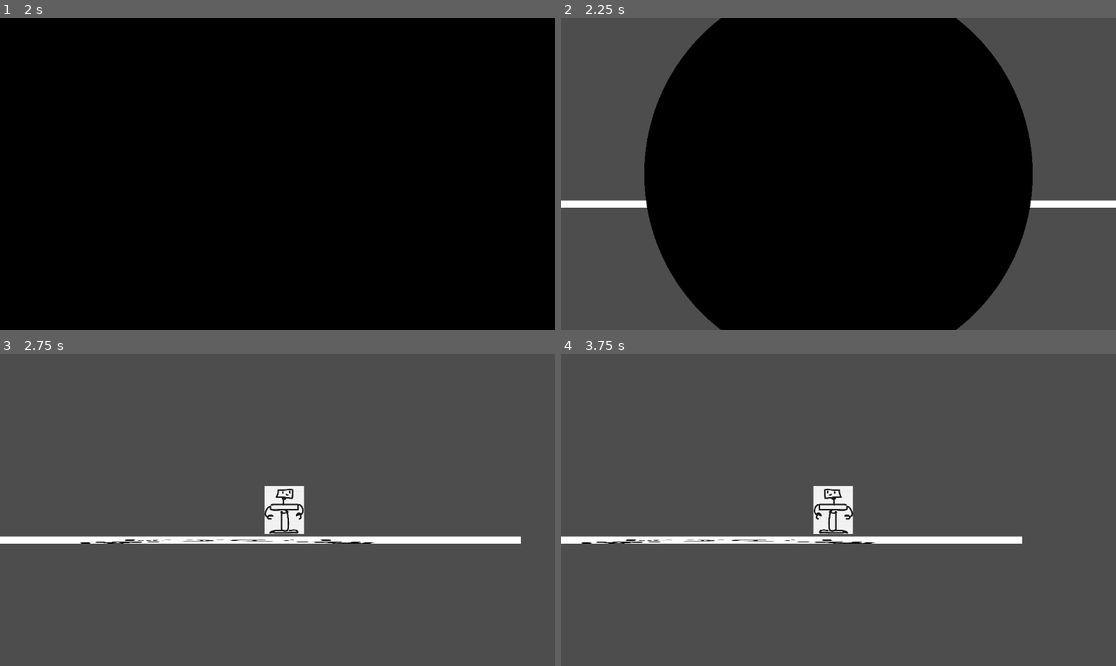
Above: before the commit, frames 1-4 (two rows, left to right).
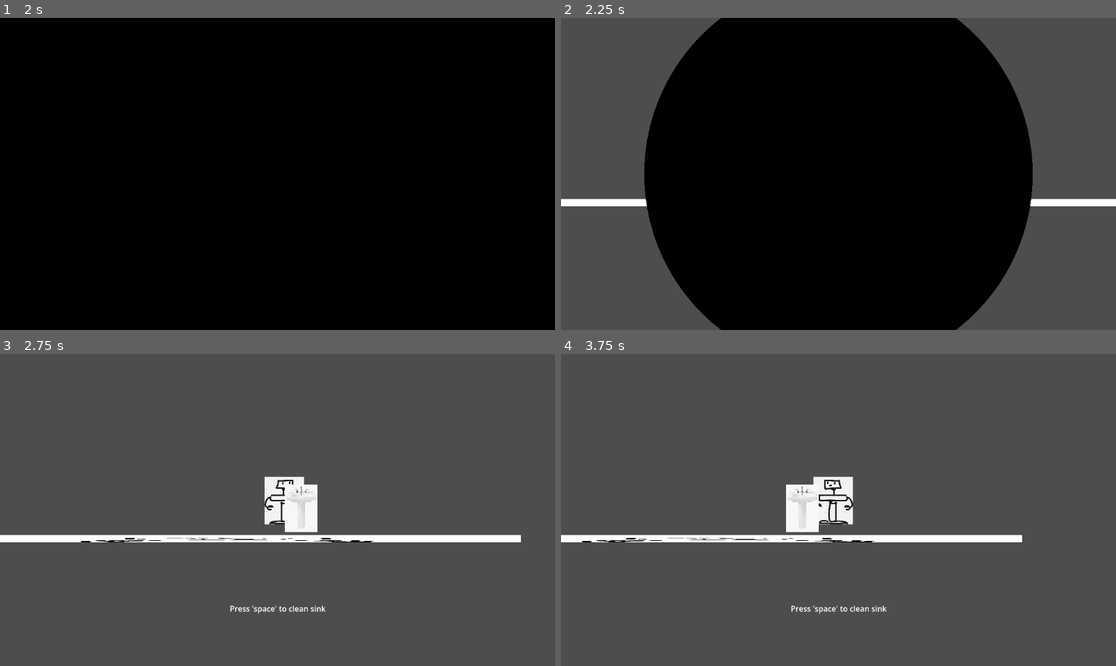
Above: after the commit, the same moments.

Repository: leorCD/Cleaning-Robot
Game: Godot game, scene res://scenes/main menu.tscn
Two runs of this game, one before a commit and one after it. Both use one fixed random seed, a clock stepped at 60 frames per second and the inputs below.
Inputs:
- Up to frame 1 (2 s): click "play" at 0.5 s; click "play" at 1.25 s
- Up to frame 2 (2.25 s): tap Enter at 2 s; hold D (right) from 2.03 s (still down); hold W (up) from 2.03 s (still down); tap Space (interact, bound only after the commit) at 2.1 s
- Up to frame 3 (2.75 s): keep holding D (right); keep holding W (up)
- Up to frame 4 (3.75 s): tap Space (interact, bound only after the commit) at 2.75, 3.05, 3.6 s; release W (up) at 2.78 s; tap W (up) at 2.85, 3.02, 3.32 s; release D (right) at 3.53 s; hold A (left) from 3.53 s (still down); hold W (up) from 3.53 s (still down)

Frame 1 is identical in both runs. In frame 2, 0.3% of the frame differs, in the area x 0-100%, y 57-61%; in frame 3, 2.6%; in frame 4, 2.9%, in the area x 0-84%, y 39-84%.

Commit message:
Cleaning system with enum player states
Created a loosely coupled interaction/cleaning system that responds to player input, also we have a sink now

Diff:
--- /dev/null
+++ b/player/interactiontype.gd
@@ -0,0 +1,8 @@
+class_name InteractionType
+
+enum Stance{
+	NONE,
+	STAND,
+	CROUCH,
+	REACHING
+}
--- /dev/null
+++ b/player/modules/interact_module.gd
@@ -0,0 +1,53 @@
+extends Area2D
+class_name InteractionModule
+
+@onready var parent = self.get_parent()
+
+var nearbyInteractables : Array[Cleanable] = []
+var targetInteractable : Cleanable = null
+
+func _process(_delta: float) -> void:
+	if Input.is_action_just_pressed("interact"):
+		if not targetInteractable: return
+
+		var currentStance = get_parent_stance()
+		targetInteractable.clean(currentStance)
+		$InteractionUI/Label.text = "Cleaning " + str(InteractionType.Stance.keys()[currentStance])
+
+func get_parent_stance() -> InteractionType.Stance:
+	if parent and parent is Player:
+		return parent.get_stance()
+	return InteractionType.Stance.NONE
+
+
+# store objects colliding with player
+func _on_area_entered(newArea: Area2D) -> void:
+	if (not newArea in nearbyInteractables) and (newArea is Cleanable):
+		nearbyInteractables.append(newArea)
+		update_closest_interactable()
+
+func _on_area_exited(newArea: Area2D) -> void:
+	if (newArea in nearbyInteractables) and (newArea is Cleanable):
+		nearbyInteractables.erase(newArea)
+		update_closest_interactable()
+
+func update_closest_interactable() -> void:
+	var closest : Cleanable = null
+	var closestDistance : float = INF
+
+	for object in nearbyInteractables:
+		if not is_instance_valid(object): # confirms the object still exists if it disappears somehow
+			continue # move onto the next iteration
+
+		var distance = self.global_position.distance_to(object.global_position)
+
+		if distance < closestDistance: # if the object is closer
+			closestDistance = distance # set its distance as the new threshold
+			closest = object # set it as the new closest object
+
+	targetInteractable = closest
+
+	if targetInteractable == null:
+		$InteractionUI/Label.text = ""
+	else:
+		$InteractionUI/Label.text = "Press 'space' to clean " + str(targetInteractable.name)
--- a/player/player.gd
+++ b/player/player.gd
@@ -3,27 +3,43 @@
 
 @onready var sprite = $Sprite2D
 
-var gravity : int = 9.81 * 5000
+var currentStance : InteractionType.Stance = InteractionType.Stance.STAND
+
+var gravity : float = 9.81 * 5000
 var speed : int = 2 * 5000
-
 var crouching : bool = false
-var direction : int
+var reaching : bool = false
+var direction : float
 
 func _physics_process(delta: float) -> void:
+	# apply gravity
 	if not self.is_on_floor():
 		self.velocity.y += gravity * delta
 
+	# movement direction
 	direction = Input.get_axis("left", "right")
-	var finalVel = (direction * (speed)) / (1 + int(crouching))
+	var finalVel = (direction * (speed)) / (1 + float(crouching))
 	self.velocity.x = finalVel * delta
 
+	# crouching and reaching values
 	crouching = Input.is_action_pressed("down")
+	reaching = Input.is_action_pressed("up")
+
+	# set current cleaning stance
+	#currentStance = InteractionType.Stance.CROUCH if crouching else InteractionType.Stance.STAND
+	# this above code was replaced since theres 3 stances and not 2
+	if crouching:
+		currentStance = InteractionType.Stance.CROUCH
+	elif reaching:
+		currentStance = InteractionType.Stance.REACHING
+	else:
+		currentStance = InteractionType.Stance.STAND
 
 	move_and_slide()
 
 var crouchTexture = preload("res://player/crouch.png")
 var standTexture = preload("res://player/stand.png")
-func _process(delta: float) -> void:
+func _process(_delta: float) -> void:
 	if direction == -1:
 		sprite.flip_h = true
 	elif direction == 1:
@@ -32,6 +48,12 @@
 	if crouching:
 		sprite.texture = crouchTexture
 		sprite.offset = Vector2(0, 61)
+	elif reaching:
+		#sprite.texture = reachTexture # we dont have one yet
+		sprite.offset = Vector2(0, -60)
 	else:
 		sprite.texture = standTexture
 		sprite.offset = Vector2(0, 0)
+
+func get_stance() -> InteractionType.Stance:
+	return currentStance
--- a/player/player.tscn
+++ b/player/player.tscn
@@ -2,16 +2,44 @@
 
 [ext_resource type="Texture2D" uid="uid://bk720h8wkrjpo" path="res://player/stand.png" id="1_oul6g"]
 [ext_resource type="Script" uid="uid://ciddnfa6xo1sh" path="res://player/player.gd" id="1_rkbax"]
+[ext_resource type="Script" uid="uid://bbb5iqjvy5g8c" path="res://player/modules/interact_module.gd" id="3_g1dw6"]
 
 [sub_resource type="RectangleShape2D" id="RectangleShape2D_rkbax"]
-size = Vector2(84, 104)
+size = Vector2(82, 98)
+
+[sub_resource type="RectangleShape2D" id="RectangleShape2D_yw30f"]
+size = Vector2(94, 110)
 
 [node name="CharacterBody2D" type="CharacterBody2D" unique_id=1653520843]
 script = ExtResource("1_rkbax")
 
+[node name="Sprite2D" type="Sprite2D" parent="." unique_id=1727710888]
+scale = Vector2(0.32156864, 0.32156867)
+texture = ExtResource("1_oul6g")
+
 [node name="CollisionShape2D" type="CollisionShape2D" parent="." unique_id=1929782218]
 shape = SubResource("RectangleShape2D_rkbax")
 
-[node name="Sprite2D" type="Sprite2D" parent="." unique_id=1727710888]
-scale = Vector2(0.32156864, 0.32156867)
-texture = ExtResource("1_oul6g")
+[node name="InteractModule" type="Area2D" parent="." unique_id=428256753]
+script = ExtResource("3_g1dw6")
+
+[node name="CollisionShape2D" type="CollisionShape2D" parent="InteractModule" unique_id=2057291534]
+shape = SubResource("RectangleShape2D_yw30f")
+
+[node name="InteractionUI" type="CanvasLayer" parent="InteractModule" unique_id=257963301]
+
+[node name="Label" type="Label" parent="InteractModule/InteractionUI" unique_id=1906884251]
+anchors_preset = 8
+anchor_left = 0.5
+anchor_top = 0.5
+anchor_right = 0.5
+anchor_bottom = 0.5
+offset_left = -70.0
+offset_top = 193.0
+offset_right = 70.0
+offset_bottom = 216.0
+grow_horizontal = 2
+grow_vertical = 2
+
+[connection signal="area_entered" from="InteractModule" to="InteractModule" method="_on_area_entered"]
+[connection signal="area_exited" from="InteractModule" to="InteractModule" method="_on_area_exited"]
--- a/project.godot
+++ b/project.godot
@@ -11,6 +11,7 @@
 [application]
 
 config/name="machines"
+config/tags=PackedStringArray("2d", "gdscript")
 run/main_scene="uid://2cebqplfv7kc"
 config/features=PackedStringArray("4.6", "Forward Plus")
 
@@ -44,6 +45,11 @@
 "events": [Object(InputEventKey,"resource_local_to_scene":false,"resource_name":"","device":-1,"window_id":0,"alt_press …(192 unchanged characters)…
 ]
 }
+interact={
+"deadzone": 0.2,
+"events": [Object(InputEventKey,"resource_local_to_scene":false,"resource_name":"","device":-1,"window_id":0,"alt_pressed":false,"shift_pressed":false,"ctrl_pressed":false,"meta_pressed":false,"pressed":false,"keycode":0,"physical_keycode":32,"key_label":0,"unicode":32,"location":0,"echo":false,"script":null)
+]
+}
 
 [physics]
 
--- a/scenes/level1.tscn
+++ b/scenes/level1.tscn
@@ -2,6 +2,11 @@
 
 [ext_resource type="Texture2D" uid="uid://dbpijmmatdkuy" path="res://textures/123.png" id="1_errlg"]
 [ext_resource type="PackedScene" uid="uid://dfayqmttyqmjf" path="res://player/player.tscn" id="1_g2h75"]
+[ext_resource type="Script" uid="uid://bw4wn5pphs17g" path="res://scripts/cleanableObjects/sink.gd" id="2_m7ahb"]
+[ext_resource type="Texture2D" uid="uid://bgm2k0dlyukn6" path="res://textures/sink.png" id="3_dwgg1"]
+
+[sub_resource type="RectangleShape2D" id="RectangleShape2D_dwgg1"]
+size = Vector2(68, 100)
 
 [sub_resource type="RectangleShape2D" id="RectangleShape2D_g2h75"]
 size = Vector2(1222, 20)
@@ -15,13 +20,32 @@
 position_smoothing_enabled = true
 position_smoothing_speed = 10.0
 
-[node name="StaticBody2D" type="StaticBody2D" parent="." unique_id=2020616492]
+[node name="Interactables" type="Node" parent="." unique_id=652479531]
 
-[node name="CollisionShape2D" type="CollisionShape2D" parent="StaticBody2D" unique_id=2002632431]
+[node name="sink" type="Area2D" parent="Interactables" unique_id=927867921]
+position = Vector2(152, 45)
+script = ExtResource("2_m7ahb")
+metadata/_edit_group_ = true
+
+[node name="Sprite2D" type="Sprite2D" parent="Interactables/sink" unique_id=2047311134]
+scale = Vector2(0.3655915, 0.36559147)
+texture = ExtResource("3_dwgg1")
+
+[node name="CollisionShape2D" type="CollisionShape2D" parent="Interactables/sink" unique_id=1132493251]
+shape = SubResource("RectangleShape2D_dwgg1")
+debug_color = Color(0.6625151, 0.80674607, 0.5167815, 0.41960785)
+
+[node name="Walls" type="Node" parent="." unique_id=1031712267]
+
+[node name="floor" type="StaticBody2D" parent="Walls" unique_id=2020616492]
+metadata/_edit_group_ = true
+
+[node name="CollisionShape2D" type="CollisionShape2D" parent="Walls/floor" unique_id=2002632431]
 position = Vector2(0, 108)
 shape = SubResource("RectangleShape2D_g2h75")
+debug_color = Color(0, 0, 0, 0.41960785)
 
-[node name="Sprite2D" type="Sprite2D" parent="StaticBody2D" unique_id=1781522747]
+[node name="Sprite2D" type="Sprite2D" parent="Walls/floor" unique_id=1781522747]
 position = Vector2(0, 108.5)
 scale = Vector2(1.52, 0.018750003)
 texture = ExtResource("1_errlg")
--- /dev/null
+++ b/scripts/cleanableObjects/sink.gd
@@ -0,0 +1,13 @@
+extends Area2D
+class_name Cleanable
+
+func clean(stance : InteractionType.Stance) -> void:
+	match stance: # match the value of stance to one of the listed values
+		InteractionType.Stance.NONE: # no value
+			print("error")
+		InteractionType.Stance.STAND: # standing value
+			print("stand")
+		InteractionType.Stance.CROUCH: # crouching value
+			print("crouch")
+		InteractionType.Stance.REACHING: # reaching value
+			print("reaching")
Not shown, added: player/interactiontype.gd.uid
Not shown, added: player/modules/interact_module.gd.uid
Not shown, added: scripts/cleanableObjects/sink.gd.uid
Binary file added: textures/sink.png
Not shown, added: textures/sink.png.import
Not shown, added: textures/images.jfif
